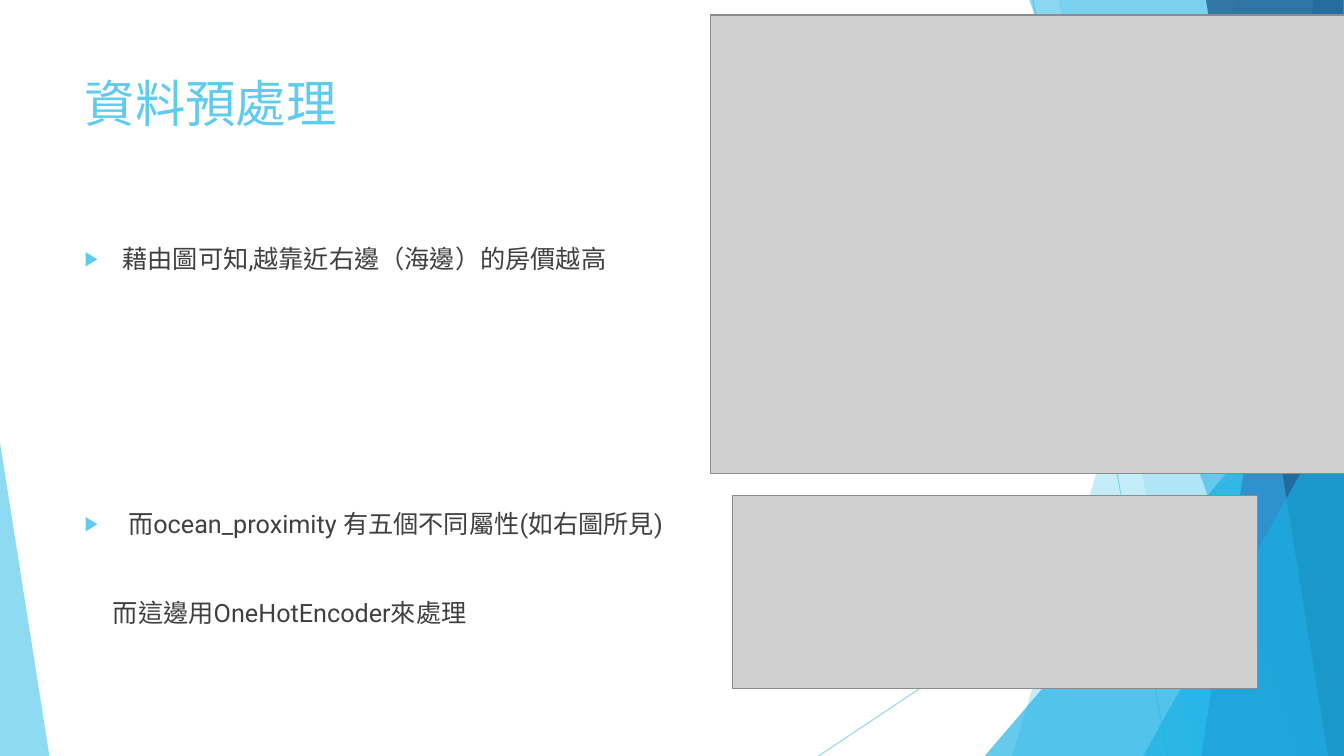
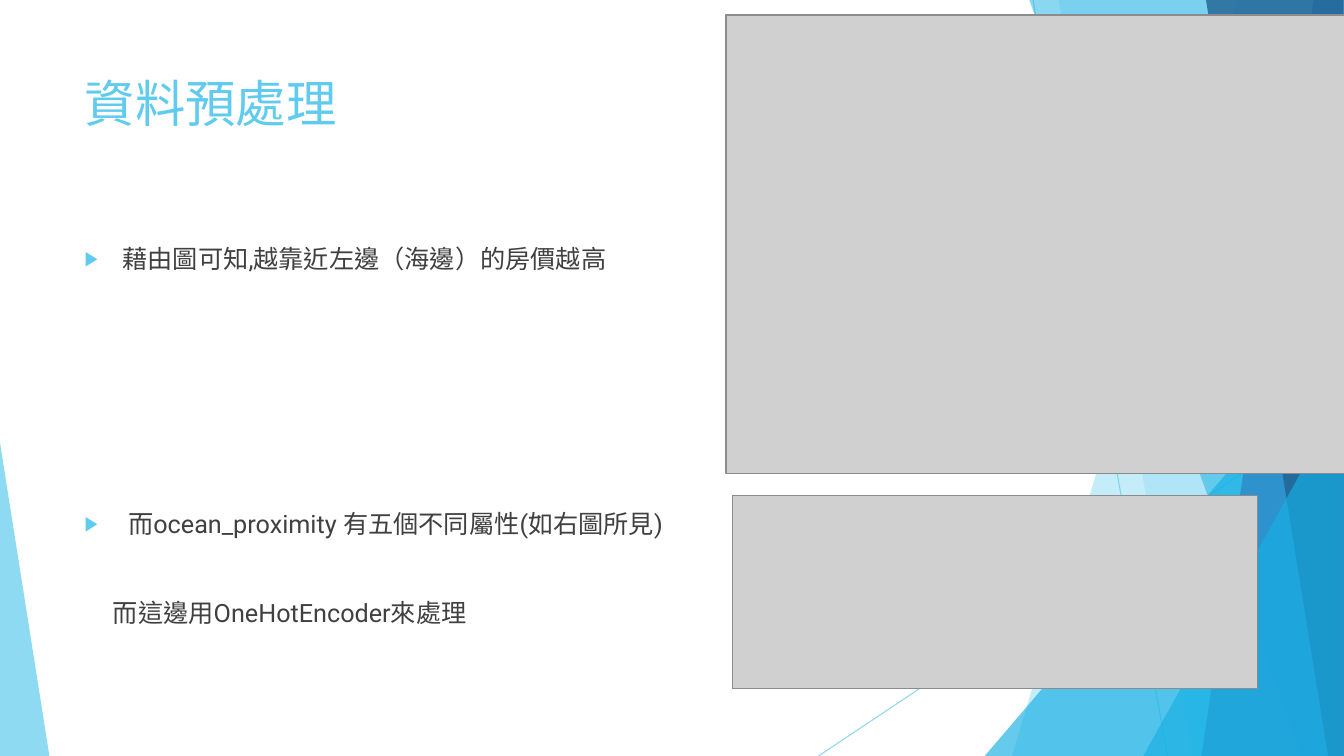
Before and after one commit to keke87cc/california_housing_prediction, a slide deck: slide 4 of california_housing_predict.pptx. Drawn at 1344x756 pixels with LibreOffice and Linux fonts; fonts in the diff are those of the drawing; grey boxes stand for pictures. Boxes give left, top, right and bottom in pixels: in the first picture for what was removed or moved away, otherwise in the second. Text is boxed around its words. In the diff, an @@ line names an element or a change of style, - is before the commit and + after.

```diff
--- a/california_housing_predict.pptx
+++ b/california_housing_predict.pptx
@@ picture resized from (x1=711, y1=15, x2=1344, y2=474) to (x1=726, y1=15, x2=1344, y2=474) @@
@@ text at (x1=123, y1=246, x2=607, y2=272): text changed @@
-▶ 藉由圖可知,越靠近右邊（海邊）的房價越高
+▶ 藉由圖可知,越靠近左邊（海邊）的房價越高
```
Also in this commit, not shown: 1 other slide changed, 11 other files.
